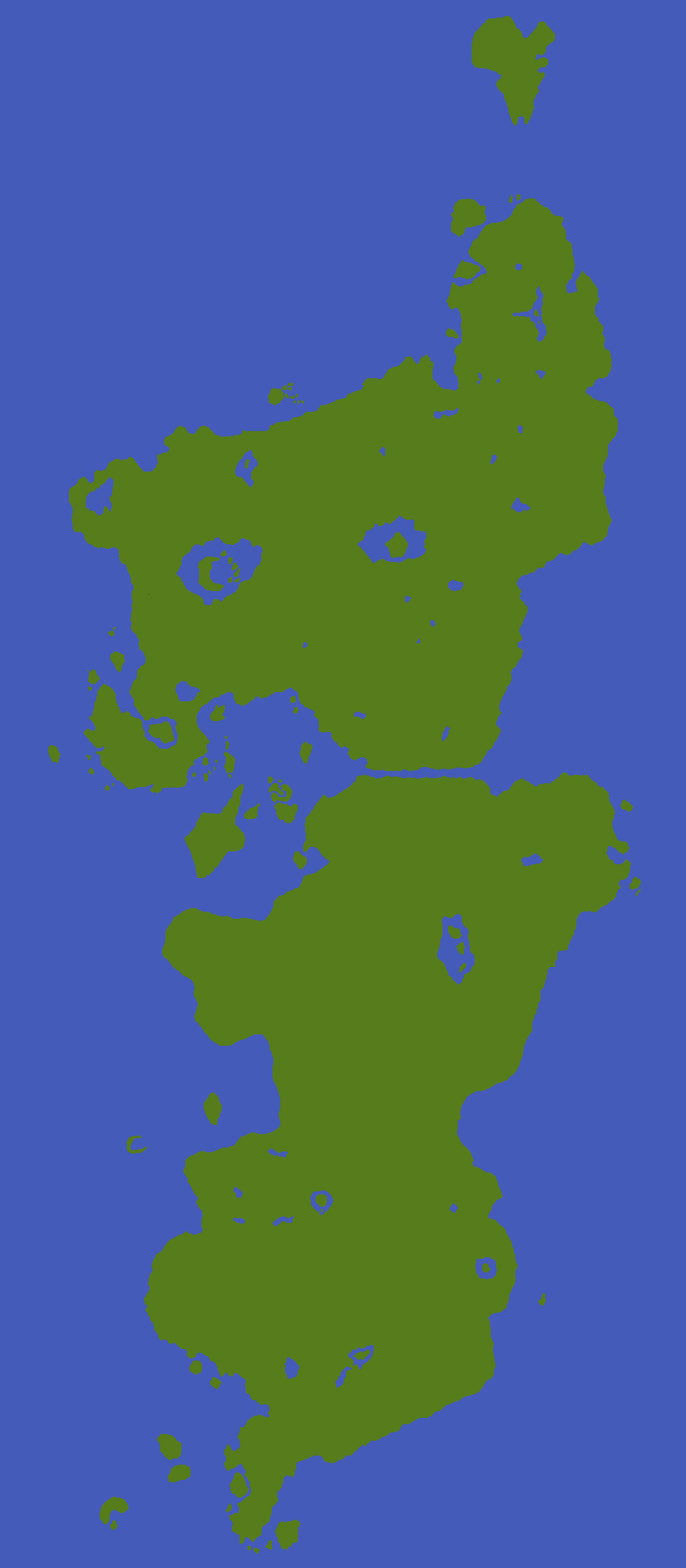
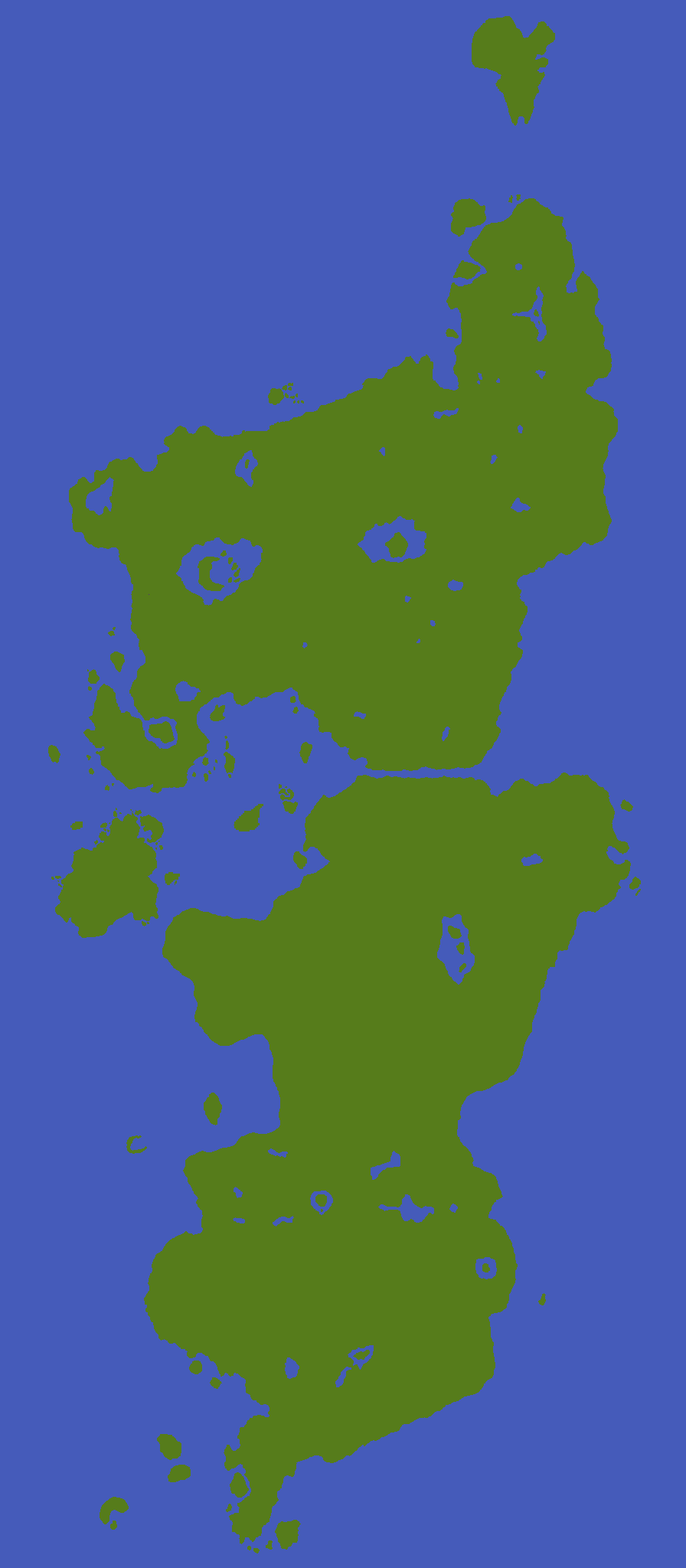
Before/after of a 686px x 1568px layered artwork. What changed in the layer stack:
painted on "Background" over [51, 776, 435, 1223]
